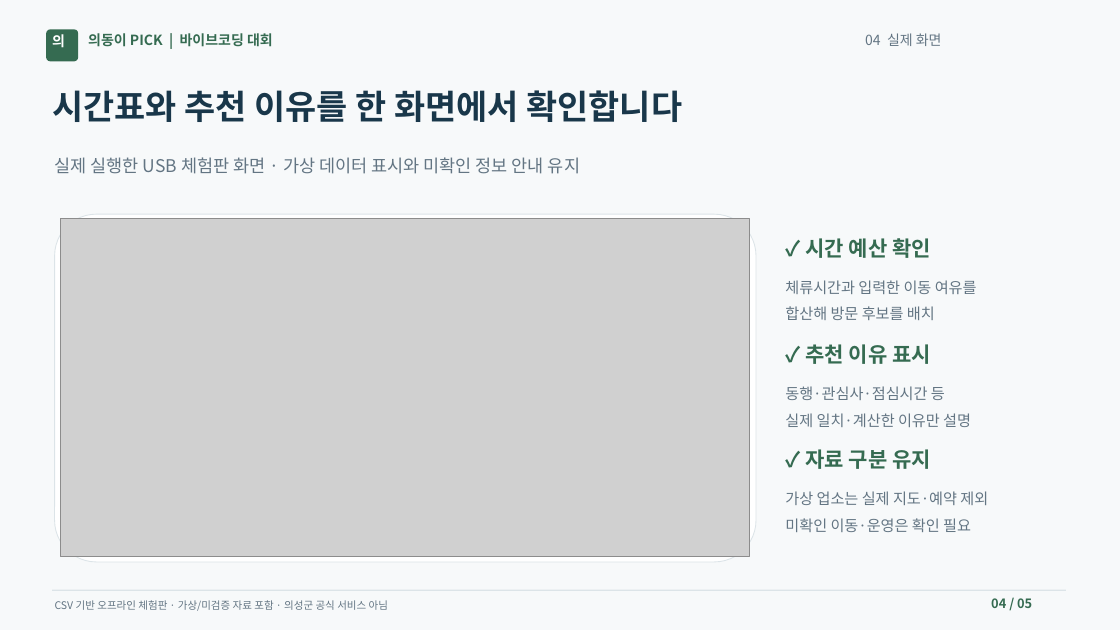
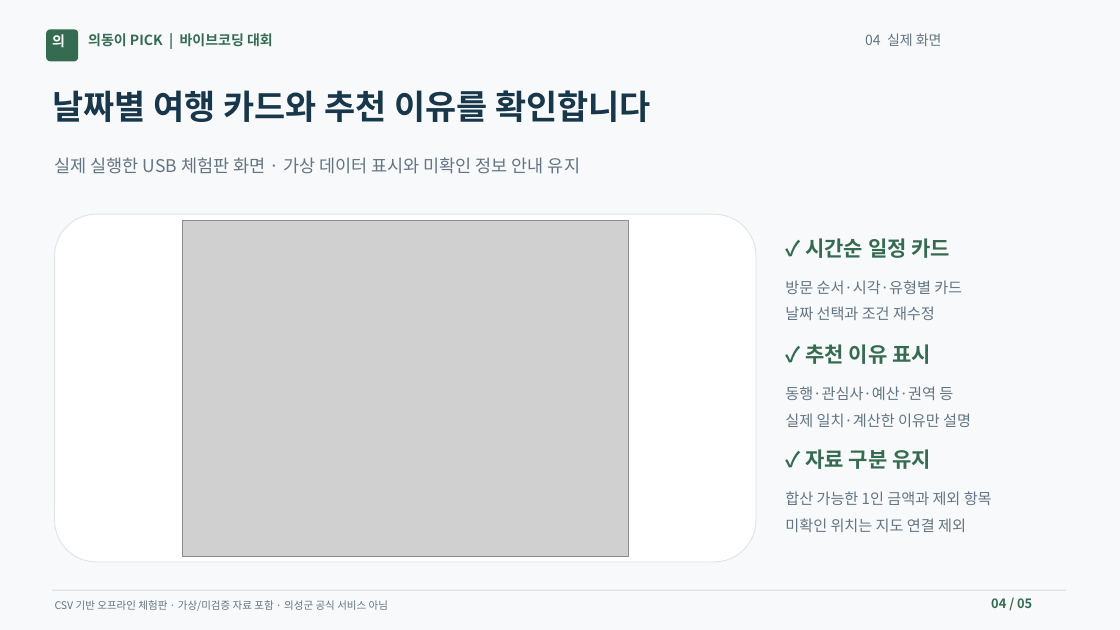
Before and after one commit to lailasumin-sketch/-, a slide deck: slide 4 of deliverables/uidongi-pick-presentation.pptx. Drawn at 1120x630 pixels with LibreOffice and Linux fonts; fonts in the diff are those of the drawing; grey boxes stand for pictures. Boxes give left, top, right and bottom in pixels: in the first picture for what was removed or moved away, otherwise in the second. Text is boxed around its words. In the diff, an @@ line names an element or a change of style, - is before the commit and + after.

Commit message:
Package updated timeline app and five-slide presentation for USB submission

```diff
--- a/deliverables/uidongi-pick-presentation.pptx
+++ b/deliverables/uidongi-pick-presentation.pptx
@@ text at <box>52,90,651,122</box>: text changed @@
-시간표와 추천 이유를 한 화면에서 확인합니다
+날짜별 여행 카드와 추천 이유를 확인합니다
@@ picture: place and size @@
-picture at <box>60,218,749,557</box>
+picture at <box>182,220,628,556</box>
@@ text at <box>805,238,950,258</box>: text changed @@
-✓ 시간 예산 확인
+✓ 시간순 일정 카드
@@ text at <box>785,280,962,320</box>: text changed @@
-체류시간과 입력한 이동 여유를
-합산해 방문 후보를 배치
+방문 순서·시각·유형별 카드
+날짜 선택과 조건 재수정
@@ text at <box>785,386,953,400</box>: text changed @@
-동행·관심사·점심시간 등
+동행·관심사·예산·권역 등
@@ text at <box>785,491,992,532</box>: text changed @@
-가상 업소는 실제 지도·예약 제외
-미확인 이동·운영은 확인 필요
+합산 가능한 1인 금액과 제외 항목
+미확인 위치는 지도 연결 제외
```
Also in this commit, not shown: 5 other files.
